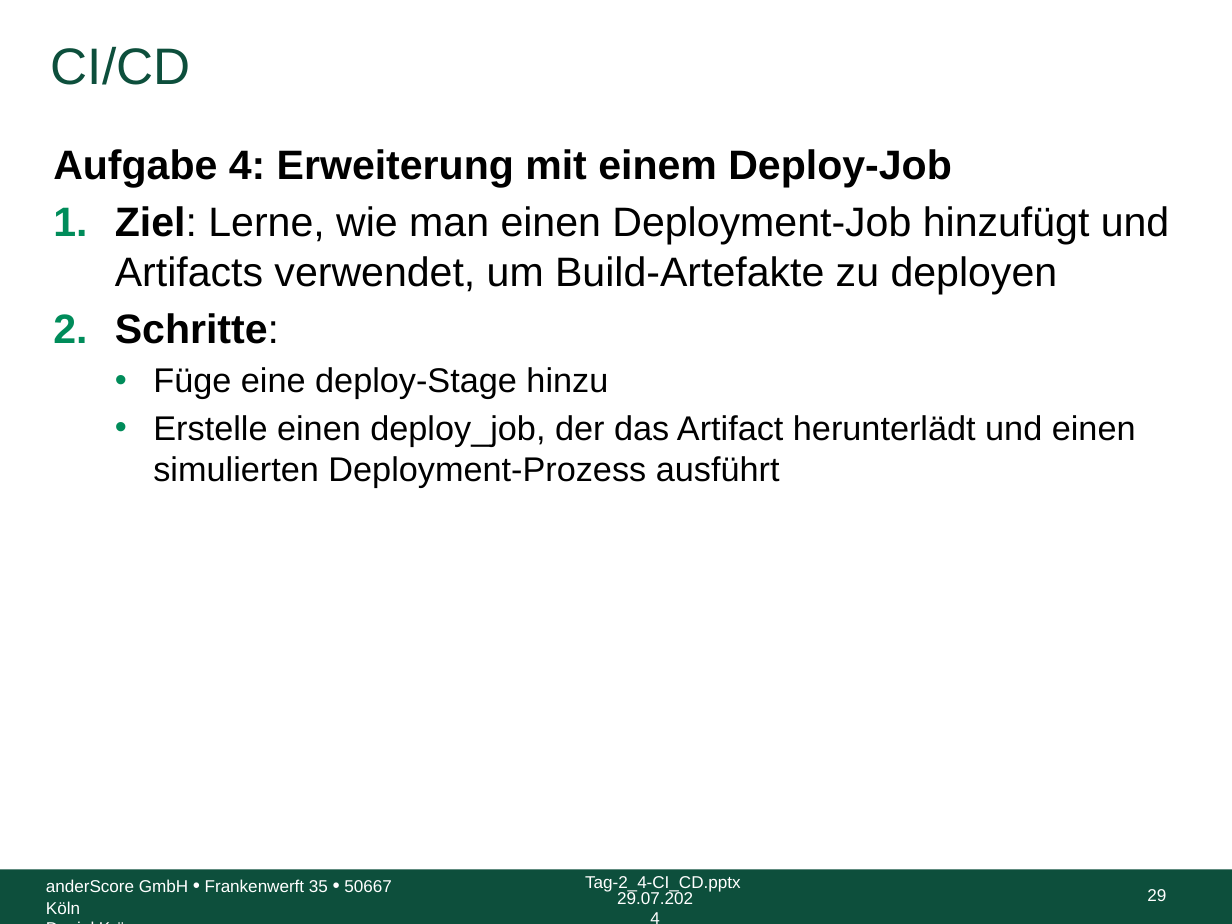
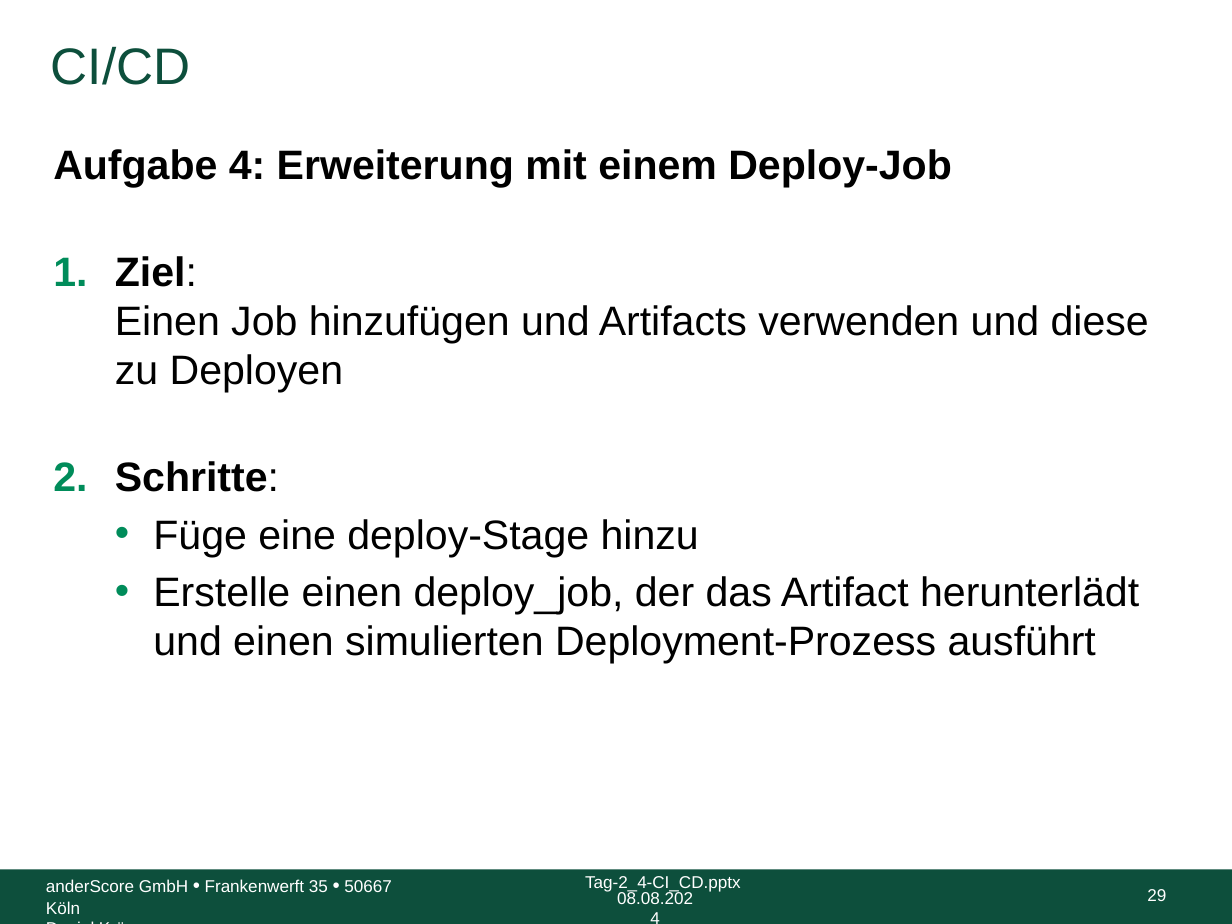
Before and after one commit to anderscore-gmbh/gitlab, a slide deck: slide 29 of slides/Tag-2_4-CI_CD.pptx. Drawn at 1232x924 pixels with LibreOffice and Linux fonts; fonts in the diff are those of the drawing; background and template pictures are left out. Boxes give left, top, right and bottom in pixels: in the first picture for what was removed or moved away, otherwise in the second. Text is boxed around its words. In the diff, an @@ line names an element or a change of style, - is before the commit and + after.

```diff
--- a/slides/Tag-2_4-CI_CD.pptx
+++ b/slides/Tag-2_4-CI_CD.pptx
@@ text at [115,256,1149,393]: text changed @@
-1. Ziel: Lerne, wie man einen Deployment-Job hinzufügt und Artifacts verwendet, um Build-Artefakte zu deployen
+1. Ziel:
+   Einen Job hinzufügen und Artifacts verwenden und diese zu Deployen
@@ text at [153,519,1139,664]: size 20 to 24 pt in "Füge eine deploy-Stage hinzu", "Erstelle einen deploy_job, der das Artifact herunterlädt ..." @@
@@ text at [617,890,693,904]: text changed @@
-29.07.2024
+08.08.2024
```
Also in this commit, not shown: 46 other slides changed.
